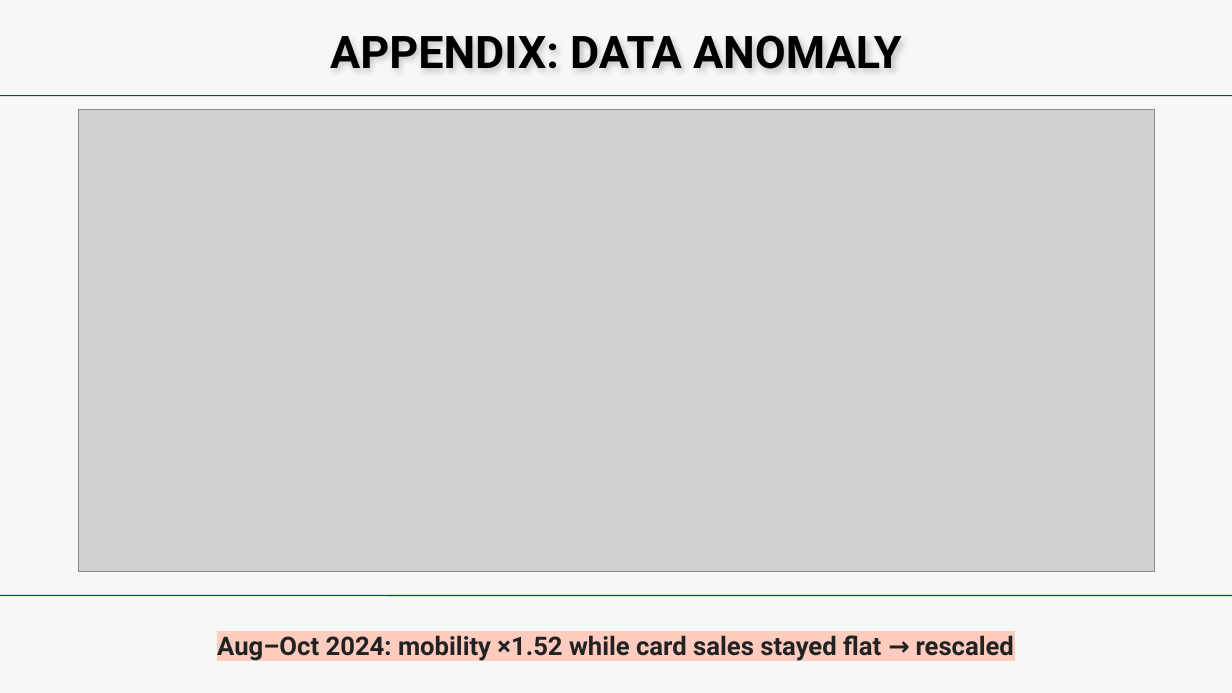
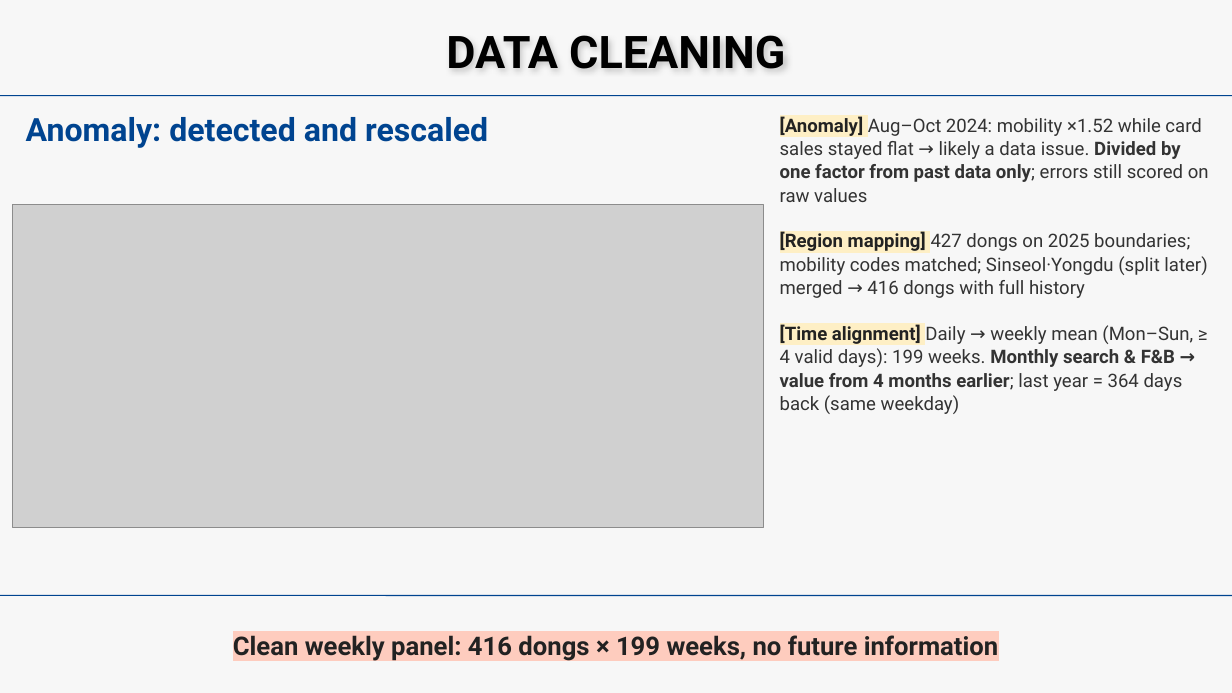
Before and after one commit to beblack127/HEAT, a slide deck: slide 4 of reports/gt_midterm/slides/HEAT_midterm.pptx (slide 12 before the commit). Drawn at 1232x693 pixels with LibreOffice and Linux fonts; fonts in the diff are those of the drawing; grey boxes stand for pictures. Boxes give left, top, right and bottom in pixels: in the first picture for what was removed or moved away, otherwise in the second. Text is boxed around its words. In the diff, an @@ line names an element or a change of style, - is before the commit and + after.

```diff
--- a/reports/gt_midterm/slides/HEAT_midterm.pptx
+++ b/reports/gt_midterm/slides/HEAT_midterm.pptx
@@ text at [446, 35, 785, 69]: text changed @@
-APPENDIX: DATA ANOMALY
+DATA CLEANING
@@ text added at [26, 117, 488, 148], 37.5 pt, text #004490, bold @@
+Anomaly: detected and rescaled
@@ text added at [780, 116, 1209, 414], 21.8 pt, text #333333 @@
+[Anomaly] Aug–Oct 2024: mobility ×1.52 while card sales stayed flat → likely a data issue. Divided by one factor from past data only; errors still scored on raw values
+[Region mapping] 427 dongs on 2025 boundaries; mobility codes matched; Sinseol·Yongdu (split later) merged → 416 dongs with full history
+[Time alignment] Daily → weekly mean (Mon–Sun, ≥ 4 valid days): 199 weeks. Monthly search & F&B → value from 4 months earlier; last year = 364 days back (same weekday)
@@ picture: place and size @@
-picture at [78, 109, 1154, 571]
+picture at [13, 205, 764, 527]
@@ text at [233, 635, 998, 661]: text changed @@
-Aug–Oct 2024: mobility ×1.52 while card sales stayed flat → rescaled
+Clean weekly panel: 416 dongs × 199 weeks, no future information
```
Also in this commit, not shown: 5 other slides changed, 4 slides added, 4 slides removed, 13 other files.
